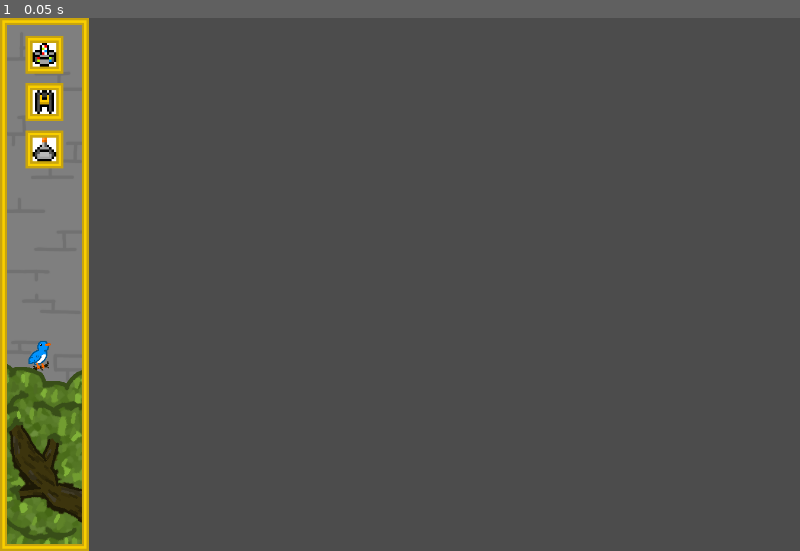
Above: before the commit, frame 1.
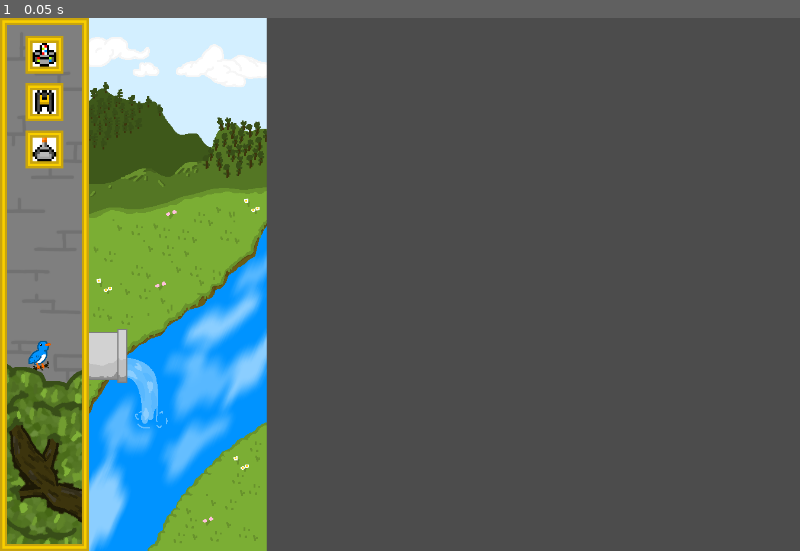
Above: after the commit, the same moment.

Repository: Evellior/GGJ22
Game: Godot game, scene res://Menu/Menu.tscn
Two runs of this game, one before a commit and one after it. Both use one fixed random seed, a clock stepped at 60 frames per second and the inputs below. This scene is started directly instead of the project's main scene.
Inputs:
- Up to frame 1 (0.05 s): no input

The runs differ from the first frame. In frame 1, 22% of the frame differs, in the area x 11-34%, y 0-100%.

Commit message:
Menu Fixes and Polish (merge)

Diff:
--- a/Arrow.tscn
+++ b/Arrow.tscn
@@ -30,9 +30,8 @@
 "speed": 5.0
 } ]
 
-[node name="Node2D" type="Node2D"]
+[node name="Node2D2" type="Node2D"]
 
 [node name="AnimatedSprite" type="AnimatedSprite" parent="."]
 frames = SubResource( 5 )
-frame = 2
 playing = true
--- /dev/null
+++ b/Building.tscn
@@ -0,0 +1,55 @@
+[gd_scene load_steps=10 format=2]
+
+[ext_resource path="res://Art/tower_thumperx64.png" type="Texture" id=1]
+
+[sub_resource type="RectangleShape2D" id=1]
+
+[sub_resource type="AtlasTexture" id=2]
+flags = 4
+atlas = ExtResource( 1 )
+region = Rect2( 0, 0, 64, 96 )
+
+[sub_resource type="AtlasTexture" id=3]
+flags = 4
+atlas = ExtResource( 1 )
+region = Rect2( 64, 0, 64, 96 )
+
+[sub_resource type="AtlasTexture" id=4]
+flags = 4
+atlas = ExtResource( 1 )
+region = Rect2( 128, 0, 64, 96 )
+
+[sub_resource type="AtlasTexture" id=5]
+flags = 4
+atlas = ExtResource( 1 )
+region = Rect2( 192, 0, 64, 96 )
+
+[sub_resource type="AtlasTexture" id=6]
+flags = 4
+atlas = ExtResource( 1 )
+region = Rect2( 256, 0, 64, 96 )
+
+[sub_resource type="AtlasTexture" id=7]
+flags = 4
+atlas = ExtResource( 1 )
+region = Rect2( 320, 0, 64, 96 )
+
+[sub_resource type="SpriteFrames" id=8]
+animations = [ {
+"frames": [ SubResource( 2 ), SubResource( 3 ), SubResource( 4 ), SubResource( 5 ), SubResource( 6 ), SubResource( 7 ) ],
+"loop": true,
+"name": "default",
+"speed": 5.0
+} ]
+
+[node name="Node2D" type="Node2D"]
+
+[node name="Area2D" type="Area2D" parent="."]
+
+[node name="CollisionShape2D" type="CollisionShape2D" parent="Area2D"]
+shape = SubResource( 1 )
+
+[node name="AnimatedSprite" type="AnimatedSprite" parent="."]
+frames = SubResource( 8 )
+frame = 4
+playing = true
--- a/Buildings/Core.tscn
+++ b/Buildings/Core.tscn
@@ -92,3 +92,14 @@
 
 [connection signal="area_entered" from="Attack Area" to="." method="_on_Attack_Area_entered"]
 [connection signal="timeout" from="AttackTimer" to="." method="_on_AttackTimer_timeout"]
+radius = 64.0
+
+[node name="Area2D" type="Area2D"]
+
+[node name="AnimatedSprite" type="AnimatedSprite" parent="."]
+frames = SubResource( 12 )
+playing = true
+
+[node name="CollisionShape2D" type="CollisionShape2D" parent="."]
+position = Vector2( 0, 32 )
+shape = SubResource( 13 )
--- a/GameStats.gd
+++ b/GameStats.gd
@@ -1,18 +1,19 @@
 extends Node
 
 #varibles for changing the wave strength
-var KilledGoblinsScale = 1.0
-var PollutionScale = 0.2
-var SurvivedScale = 0.01
+var KilledGoblinsScale = 0.3
+var PollutionScale = 0.4
+var SurvivedScale = 0.2
 
 var TotalGoblinsKilled = 0
 var PollutionLevel = 1
+var PollutionMax = 100
 var WavesSurvived = 0
 
 var PollutionPerWave = 0
 var PollutionRegenBank = 100
-var PollutionRegenRecovery = 25
-var MaxRegen = 0.9
+var PollutionRegenRecovery = 10
+var MaxRegen = 0.05
 
 var GoblinsThisWave = 0
 var GoblinsKilled = 0
@@ -40,7 +41,9 @@
 	GoblinsThisWave += (PollutionLevel * PollutionScale)
 	GoblinsThisWave += (WavesSurvived * SurvivedScale)
 
-	return GoblinsThisWave
+	print(ceil(GoblinsThisWave))
+
+	return ceil(GoblinsThisWave)
 
 func EndWave():
 	InWave = false
@@ -48,9 +51,12 @@
 	GoblinsKilled = 0
 	PollutionLevel += PollutionPerWave
 
+	if(PollutionLevel > PollutionMax):
+		PollutionLevel = PollutionMax
+
 	var Max = PollutionRegenBank * MaxRegen
 
-	if (Max < (100 - PollutionLevel)):
+	if (Max > PollutionLevel):
 		PollutionRegenBank = PollutionRegenBank - PollutionLevel
 		PollutionLevel = 0
 	else:
@@ -58,6 +64,9 @@
 		PollutionLevel -= Max
 
 	PollutionRegenBank += PollutionRegenRecovery
+
+	if(PollutionLevel < 0):
+		PollutionLevel = 0
 
 	if (PollutionRegenBank > 100):
 		PollutionRegenBank = 100
--- /dev/null
+++ b/Goblin.tscn
@@ -0,0 +1,17 @@
+[gd_scene load_steps=3 format=2]
+
+[ext_resource path="res://Goblin Animations.tres" type="SpriteFrames" id=1]
+
+[sub_resource type="CircleShape2D" id=1]
+radius = 25.0
+
+[node name="Area2D" type="Area2D"]
+
+[node name="GoblinSprite" type="AnimatedSprite" parent="."]
+frames = ExtResource( 1 )
+animation = "Left"
+frame = 1
+playing = true
+
+[node name="CollisionShape2D" type="CollisionShape2D" parent="."]
+shape = SubResource( 1 )
--- a/Main.gd
+++ b/Main.gd
@@ -16,6 +16,7 @@
 var nextBuild = ""
 var Goblins = Array()
 var tempdelta = 0.0
+var BuildPhase = true
 # Declare member variables here. Examples:
 # var a = 2
 # var b = "text"
@@ -27,7 +28,7 @@
 	add_child(thumperButton)
 	placeCore()
 
-	GameStats.AddPollution(3)
+	GameStats.AddPollution(6)
 
 	var Time = OS.get_time()
 
@@ -41,20 +42,30 @@
 		if (get_node("Spawn").is_stopped()):
 			get_node("Spawn").start()
 			_on_SwapDirection_timeout()
+		else:
+			var TheLabel = get_node("Menu/Label")
+			TheLabel.text = String(int(get_node("Spawn").time_left))
 	else:
 		tempdelta += delta
-		if (tempdelta > 2.0):
-			GameStats.GoblinKilled()
+		if (tempdelta > 5.0):
+			var damage = 0
+			for goblin in Goblins:
+				damage = (randi() % 9) + 1
+				if( is_instance_valid(goblin)):
+					goblin.DealDammage(10)
+					if(!goblin.IsAlive()):
+						GameStats.GoblinKilled()
 			tempdelta = 0
 
 	var GoblinsToRemove = Array()
 
 	for i in Goblins.size():
 		#if (Gobo.RecheckDirection()):
-		if (Goblins[i].IsAlive()):
-			Goblins[i].CheckDirection(closestBuilding(Goblins[i].position))
-		else:
-			GoblinsToRemove.push_back(i)
+		if (is_instance_valid(Goblins[i])):
+			if (Goblins[i].IsAlive()):
+				Goblins[i].CheckDirection(closestBuilding(Goblins[i].position))
+			else:
+				GoblinsToRemove.push_back(i)
 
 	var RemoveIndex = 0
 
@@ -62,7 +73,8 @@
 		RemoveIndex = GoblinsToRemove[i]
 
 		Goblins[RemoveIndex].queue_free()
-		Goblins.pop_at(RemoveIndex)
+
+	GoblinsToRemove.clear()
 
 func _input(event):
 	# print(event.as_text())
@@ -82,6 +94,8 @@
 	var SpawnPoint = ""
 	var GoblinSprite = ""
 
+	BuildPhase = false
+
 	var WaveTimer = get_node("Spawn")
 	WaveTimer.stop()
 
@@ -122,7 +136,11 @@
 	var RightArrow = get_node("RightArrow")
 	var UpArrow = get_node("UpArrow")
 
+	Goblins.clear()
+
 	Direction = randi() % 4
+
+	BuildPhase = true
 
 	DownArrow.visible = false
 	RightArrow.visible = false
@@ -207,7 +225,7 @@
 	location = getGridRoundedLocation(location)
 
 	#check is inside build area and other build allowed checks
-	if (location.x > 64 && location.x < 13*64 && location.y > 64 && location.y < 13*64 && !isBuildingHere(location)):
+	if (location.x > 64 && location.x < 13*64 && location.y > 64 && location.y < 13*64 && !isBuildingHere(location) && BuildPhase):
 		#offset for individual sprite
 		location.x += 2
 		location.y -= 15
@@ -224,7 +242,7 @@
 	location = getGridRoundedLocation(location)
 
 	#check is inside build area and other build allowed checks
-	if (location.x > 64 && location.x < 13*64 && location.y > 64 && location.y < 13*64 && !isBuildingHere(location)):
+	if (location.x > 64 && location.x < 13*64 && location.y > 64 && location.y < 13*64 && !isBuildingHere(location) && BuildPhase):
 		#offset for individual sprite
 		location.x += 2
 		location.y -= 15
@@ -241,7 +259,7 @@
 	location = getGridRoundedLocation(location)
 
 	#check is inside build area and other build allowed checks
-	if (location.x > 64 && location.x < 13*64 && location.y > 64 && location.y < 13*64 && !isBuildingHere(location)):
+	if (location.x > 64 && location.x < 13*64 && location.y > 64 && location.y < 13*64 && !isBuildingHere(location) && BuildPhase):
 		#offset for individual sprite
 		location.x += 2
 		location.y -= 15
--- a/Main.tscn
+++ b/Main.tscn
@@ -30,6 +30,15 @@
 "points": PoolVector2Array( 0, 0, 0, 0, 897, 4, 0, 0, 0, 0, 897, 902 )
 }
 
+[sub_resource type="DynamicFontData" id=5]
+font_path = "res://Art/ARIALI 1.TTF"
+
+[sub_resource type="DynamicFont" id=6]
+size = 48
+outline_size = 1
+outline_color = Color( 0, 0, 0, 1 )
+font_data = SubResource( 5 )
+
 [node name="Node2D" type="Node2D"]
 script = ExtResource( 3 )
 Goblin_scene = ExtResource( 2 )
@@ -47,7 +56,7 @@
 }
 
 [node name="Spawn" type="Timer" parent="."]
-wait_time = 2.0
+wait_time = 21.0
 autostart = true
 
 [node name="DownArrow" parent="." instance=ExtResource( 4 )]
@@ -100,4 +109,18 @@
 position = Vector2( 900, 0 )
 z_index = 4096
 
+[node name="Label" type="Label" parent="Menu"]
+margin_left = 14.0
+margin_top = 389.0
+margin_right = 135.0
+margin_bottom = 502.0
+custom_colors/font_color = Color( 0.870588, 0.733333, 0.0901961, 1 )
+custom_fonts/font = SubResource( 6 )
+text = "1
+"
+align = 1
+__meta__ = {
+"_edit_use_anchors_": false
+}
+
 [connection signal="timeout" from="Spawn" to="." method="_on_Spawn_timeout"]
--- a/Menu/Menu.gd
+++ b/Menu/Menu.gd
@@ -9,5 +9,31 @@
 	pass # Replace with function body.
 
 # Called every frame. 'delta' is the elapsed time since the previous frame.
-#func _process(delta):
-#	pass
+func _process(delta):
+	var PollutionPercent = (GameStats.PollutionLevel / GameStats.PollutionMax) * 100
+	var ReductionAmount = 1.0
+	#if(PollutionPercent > 30):
+	ReductionAmount = 1.0 - (PollutionPercent / 30)
+	if(ReductionAmount < 0.0):
+		ReductionAmount = 0.0
+	if(ReductionAmount > 1.0):
+		ReductionAmount = 1.0
+	$Perfect.modulate.a = ReductionAmount
+	$AllGood.modulate.a = ReductionAmount
+	#if(PollutionPercent > 60):
+	ReductionAmount = 1.0 - ((PollutionPercent - 30) / 30)
+	if(ReductionAmount < 0.0):
+		ReductionAmount = 0.0
+	if(ReductionAmount > 1.0):
+		ReductionAmount = 1.0
+	$Alright.modulate.a = ReductionAmount
+	$Caution.modulate.a = ReductionAmount
+	#if(PollutionPercent > 90):
+	ReductionAmount = 1.0 - ((PollutionPercent - 60) / 30)
+	if(ReductionAmount < 0.0):
+		ReductionAmount = 0.0
+	if(ReductionAmount > 1.0):
+		ReductionAmount = 1.0
+	$Bad.modulate.a = ReductionAmount
+	$Warning.modulate.a = ReductionAmount
+	pass
--- a/Menu/Menu.tscn
+++ b/Menu/Menu.tscn
@@ -11,6 +11,10 @@
 [ext_resource path="res://Menu/SolarRailButton.gd" type="Script" id=9]
 [ext_resource path="res://Menu/SupplyBeaconButton.gd" type="Script" id=10]
 [ext_resource path="res://Art/Menu/icon_shop_supplybeacon.png" type="Texture" id=11]
+[ext_resource path="res://Art/NatureArea/nature_0.png" type="Texture" id=12]
+[ext_resource path="res://Art/NatureArea/nature_1.png" type="Texture" id=13]
+[ext_resource path="res://Art/NatureArea/nature_3.png" type="Texture" id=14]
+[ext_resource path="res://Art/NatureArea/nature_2.png" type="Texture" id=15]
 
 [node name="Node2D" type="Node2D"]
 script = ExtResource( 6 )
@@ -59,3 +63,19 @@
 mouse_default_cursor_shape = 2
 texture = ExtResource( 11 )
 script = ExtResource( 10 )
+
+[node name="GameOver" type="Sprite" parent="."]
+position = Vector2( 300, 450 )
+texture = ExtResource( 14 )
+
+[node name="Warning" type="Sprite" parent="."]
+position = Vector2( 300, 450 )
+texture = ExtResource( 15 )
+
+[node name="Caution" type="Sprite" parent="."]
+position = Vector2( 300, 450 )
+texture = ExtResource( 13 )
+
+[node name="AllGood" type="Sprite" parent="."]
+position = Vector2( 300, 450 )
+texture = ExtResource( 12 )
Binary file added: Art/ARIALI 1.TTF
Not shown: 1 places in Main.tscn that only renumber resources
Not shown: 1 places in Menu/Menu.tscn that only renumber resources
